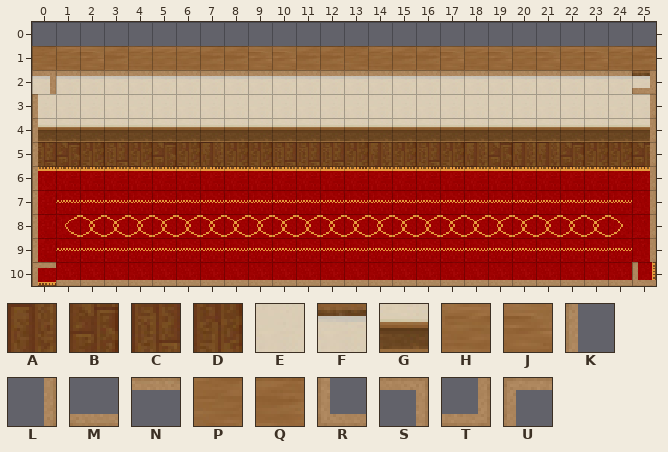
Two versions of a level (Tiled map (JSON), main/resources/worlds/Waldemar's Hallway.json). Above: the version before the commit.
Cells are 16x16 px. Shown: x 0..25, y 0..10. The old version is drawn lined up with the new one.
Key: from "Office": A 0, B 1, C 2, D 3, E 7, F 8, G 9, H 14, J 15, K 16, L 16 turned 180, M 16 turned 270, N 16 turned 90, P 21, Q 22, R 23, S 23 turned 180, T 23 turned 270, U 23 turned 90.
_ is an empty cell, # one hidden under a higher layer.
Layers that did not change in this view are not listed.
Layer "Tile Layer 1" before, first column x 0:
 0 __________________________
 1 PHJQHHHQQJJQQPHQQJHJHJHJHQ
 2 FFFFFFFFFFFFFFFFFFFFFFFFFF
 3 EEEEEEEEEEEEEEEEEEEEEEEEEE
 4 GGGGGGGGGGGGGGGGGGGGGGGGGG
 5 CBDCDBDADDCCCDADCDABAABDDB
 6 BCDAADABDBACCBCDBBABABACCA
 7 C########################B
 8 B########################A
 9 B########################A
10 BCDAADABDBACCBCDBBABABACCA
Layer "Edge" before, first column x 0:
 0 __________________________
 1 __________________________
 2 SNNNNNNNNNNNNNNNNNNNNNNNNT
 3 K________________________L
 4 K________________________L
 5 K________________________L
 6 K________________________L
 7 K________________________L
 8 K________________________L
 9 K________________________L
10 UMMMMMMMMMMMMMMMMMMMMMMMMR
Now the later version:
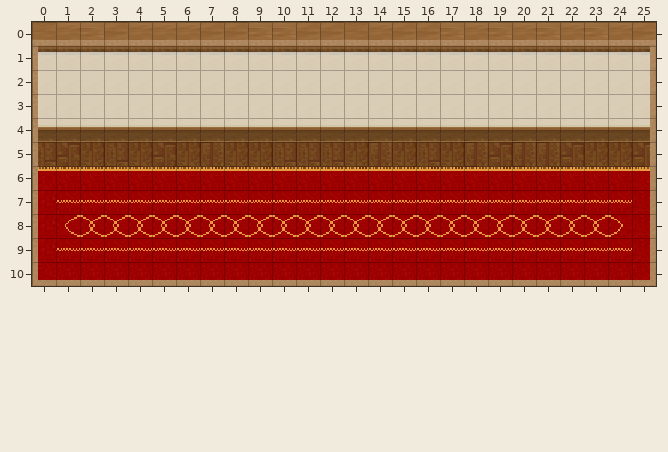
Edits made:
map size 26x10 -> 26x11 cells (old content now starts at 0,1; both pictures use the new coordinates)
Layer "Tile Layer 1":
Tile F gives way to tile E in row 2 at x 0 to 25.
Tile H gives way to tile F in row 1 at x 1, 4 to 6, 14, 18, 20, 22 and 24.
Tile J gives way to tile F in row 1 at x 2, 9 to 10, 17, 19, 21 and 23.
Tile P gives way to tile F in row 1 at x 0 and 13.
Tile Q gives way to tile F in row 1 at x 3, 7 to 8, 11 to 12, 15 to 16 and 25.
The edit adds tile H in row 0 at x 1, 4 to 6, 14, 18, 20, 22 and 24.
The edit adds tile J in row 0 at x 2, 9 to 10, 17, 19, 21 and 23.
The edit adds tile P in row 0 at x 0 and 13.
The edit adds tile Q in row 0 at x 3, 7 to 8, 11 to 12, 15 to 16 and 25.
Layer "Edge":
Tile S gives way to tile K in row 2 at x 0.
The edit adds tile K in row 1 at x 0.
Tile T gives way to tile L in row 2 at x 25.
The edit adds tile L in row 1 at x 25.
The edit adds tile M in row 0 at x 0 to 25.
Tile U gives way to tile R in row 10 at x 0.
Tile R gives way to tile T in row 10 at x 25.
Tile N is gone in row 2 at x 1 to 24.
Boxes around the changes in both pictures, in picture pixels (x1, y1, x2, y2):
changed: (32, 22, 656, 94)
changed: (32, 262, 56, 286)
changed: (632, 262, 656, 286)
